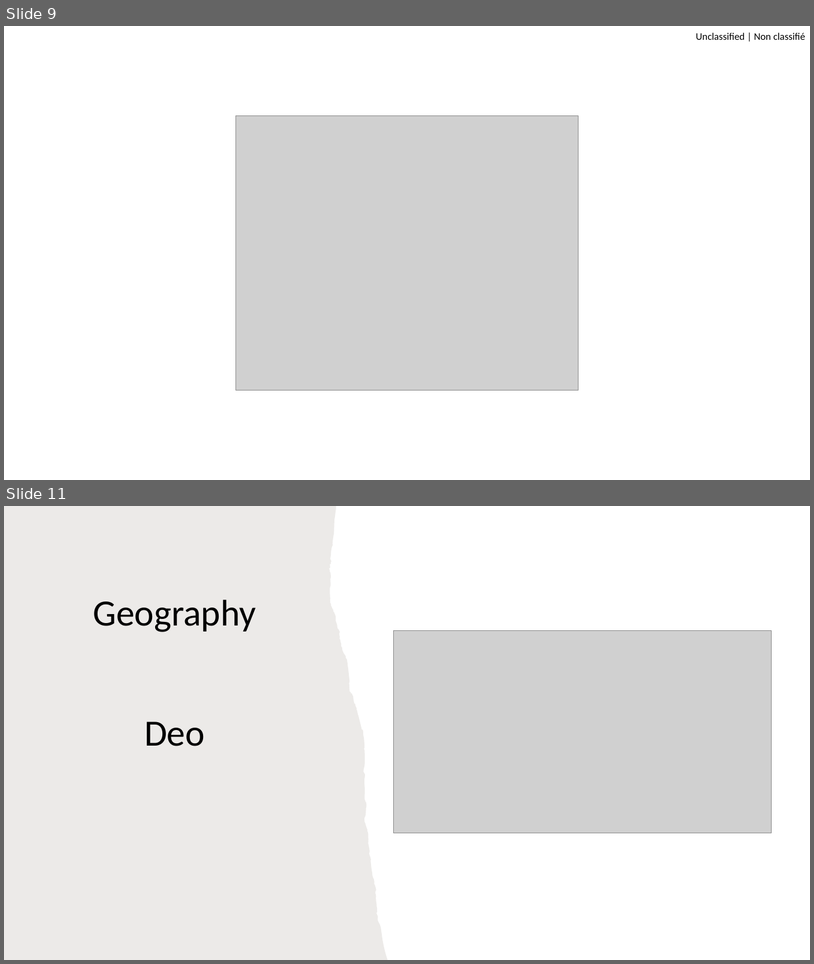
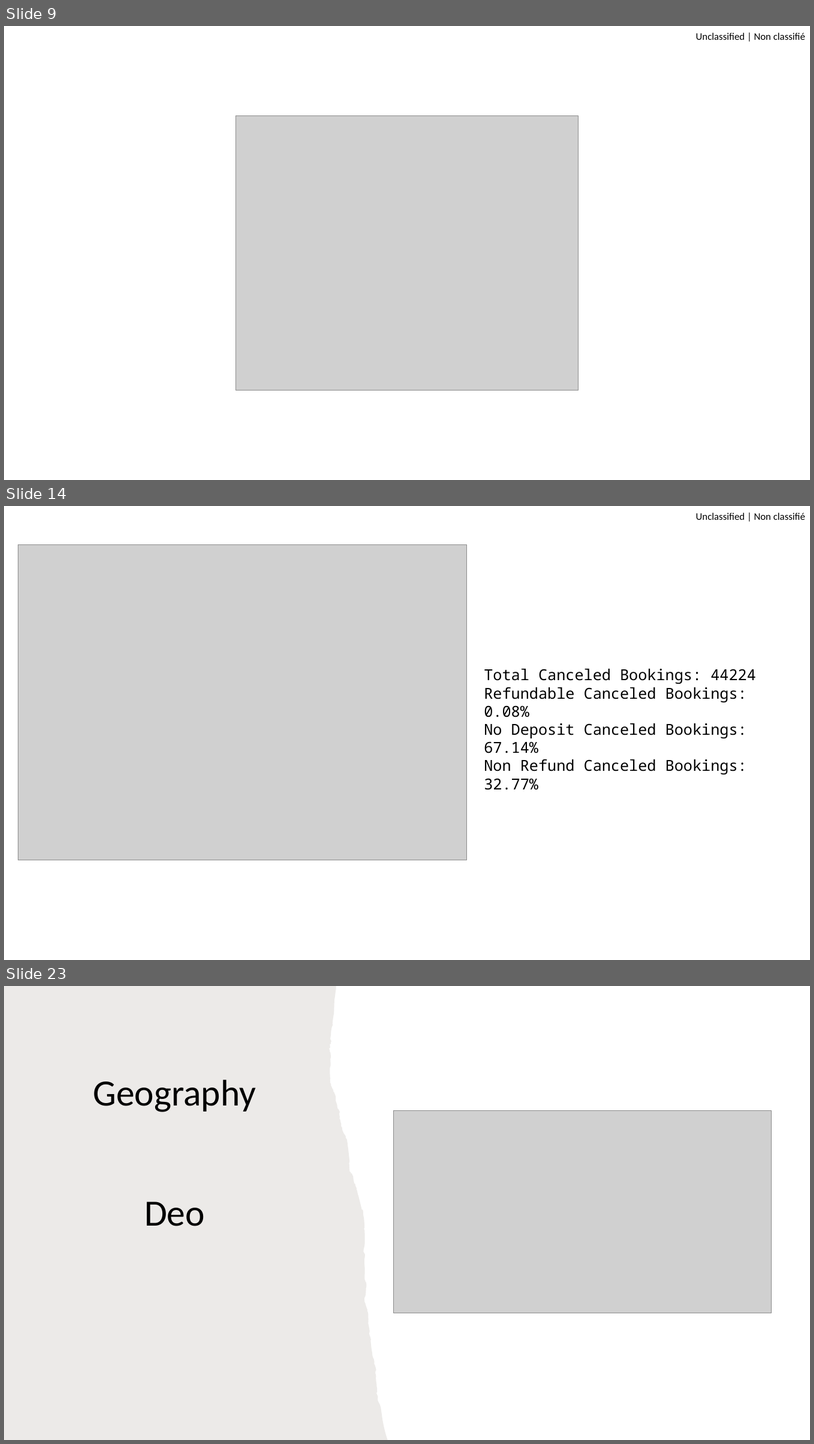
Before and after one commit to pin164/project_1, a slide deck: DRAFT Project1-Hotel_Booking.pptx. Shown one above the other, each under a label of ours: slides 9 and 11 before the commit, slides 9, 14 and 23 after it; the slides between them are not shown. The pictures are 814x964 and 814x1444 pixels, drawn with LibreOffice and Linux fonts; fonts in the diff are those of the drawing; grey boxes stand for pictures. Boxes give left, top, right and bottom in pixels: in the first picture for what was removed or moved away, otherwise in the second. Text is boxed around its words. In the diff, an @@ line names an element or a change of style, - is before the commit and + after.

```diff
--- a/DRAFT Project1-Hotel_Booking.pptx
+++ b/DRAFT Project1-Hotel_Booking.pptx
@@ slide 14 added at (4, 506, 810, 960), background #FFFFFF; not listed: 1 template element that a slide beside it also shows @@
@@ picture added at (18, 545, 467, 860) @@
@@ text added at (484, 669, 756, 790), 18 pt, text #000000 @@
+Total Canceled Bookings: 44224
+Refundable Canceled Bookings: 0.08%
+No Deposit Canceled Bookings: 67.14%
+Non Refund Canceled Bookings: 32.77%
@@ what was slide 11 is now slide 23 @@
```
Also in this commit, not shown: 1 slide changed, 11 other slides added, 6 other files.
